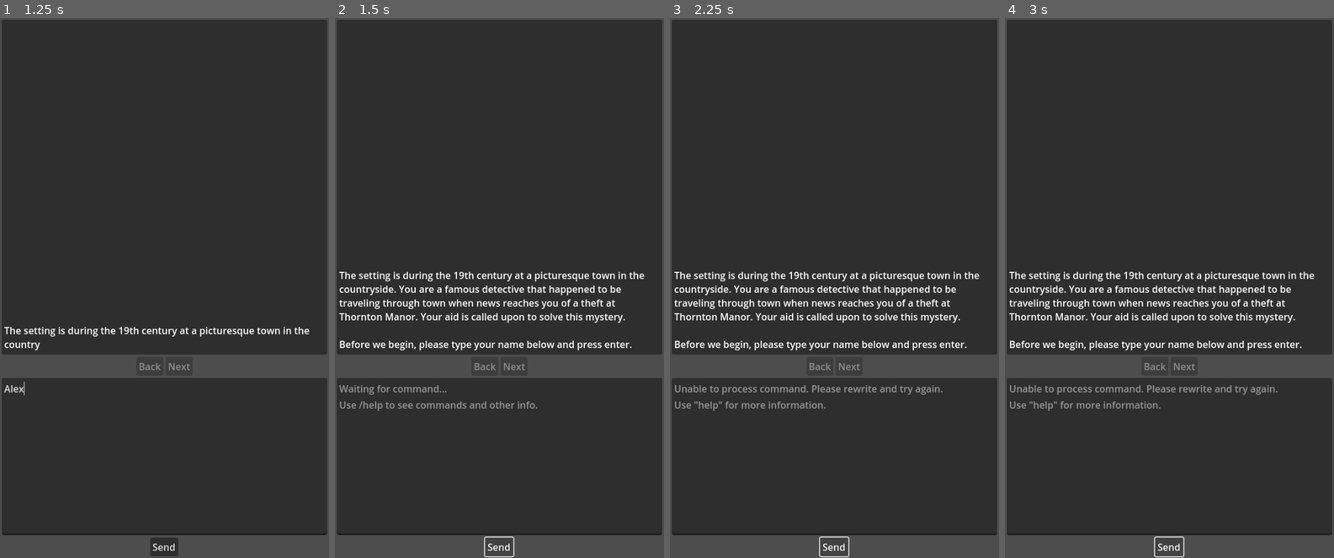
Above: before the commit, frames 1-4 (left to right).
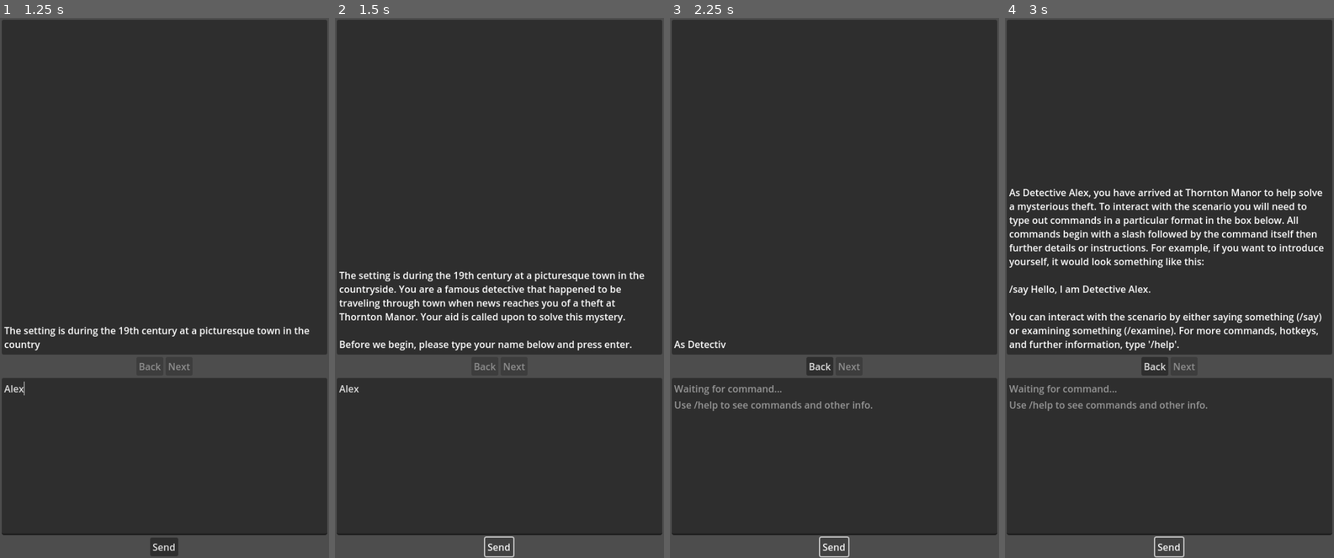
Above: after the commit, the same moments.

Repository: edmundmtang/gpt_mystery_game
Game: Godot game, scene res://Main.tscn
Two runs of this game, one before a commit and one after it. Both use one fixed random seed, a clock stepped at 60 frames per second and the inputs below.
Inputs (mouse positions are in pixels of both pictures, inside the frame that each line leads up to):
- Up to frame 1 (1.25 s): click (164, 455) at 0.52 s; type "Alex" at 0.6 s
- Up to frame 2 (1.5 s): click "Send" at 1.25 s
- Up to frame 3 (2.25 s): click "Send" at 2 s
- Up to frame 4 (3 s): click "Send" at 2.75 s

Frame 1 is identical in both runs. In frame 2, 0.6% of the frame differs, in the area x 1-62%, y 68-73%; in frame 3, 4.0%; in frame 4, 8.8%, in the area x 1-97%, y 31-73%.
Error in both runs: Cannot call method 'get_as_text' on a null value. (res://lm/OpenAI_API.gd:9)

Commit message:
Improve send button behavior to better mimic keyboard behavior.

Diff:
--- a/godot/Main.gd
+++ b/godot/Main.gd
@@ -12,6 +12,7 @@
         parse_key_input(event)
 
 func parse_key_input(input_event) -> void:
+#    print(input_event)
     if input_event.echo == true:
         return
     if input_event.pressed == false:
@@ -45,6 +46,14 @@
     input_box.navigation_event.connect(
         func(type: int) -> void:
             handle_navigation_event(type)
+    )
+    input_box.send_button_pressed.connect(
+        func() -> void:
+            var virtual_input = InputEventKey.new()
+            virtual_input.keycode = 4194309
+            virtual_input.pressed = true
+            print(virtual_input)
+            parse_key_input(virtual_input)
     )
     display_box.navigation_event.connect(
         func(type: int) -> void:
--- a/godot/ui/InputBox.gd
+++ b/godot/ui/InputBox.gd
@@ -3,6 +3,7 @@
 
 signal command_event(text: String, type: int)
 signal navigation_event(event_id: int)
+signal send_button_pressed()
 @onready var text_box = %TextBox
 @onready var send_button = %SendButton
 @onready var typing_sound = %TypingSound
@@ -17,7 +18,10 @@
     set_start_state()
     send_button.button_down.connect(typing_sound.play_random)
     send_button.button_up.connect(typing_sound.play_random)
-    send_button.pressed.connect(process_command)
+    send_button.pressed.connect(
+        func() -> void:
+            send_button_pressed.emit()
+    )
 
 func set_start_state() -> void:
     set_placeholder_text(placeholder_state.NAME)
@@ -81,6 +85,7 @@
     if GameState.player_name == "":
         # Raise some issue with not having a proper name and do not advance
         print("No player name set. Please try again.")
+        set_placeholder_text(placeholder_state.NAME)
         return
     navigation_event.emit(DisplayBox.navigation.INSTRUCTIONS)
     if GameState.debug:
